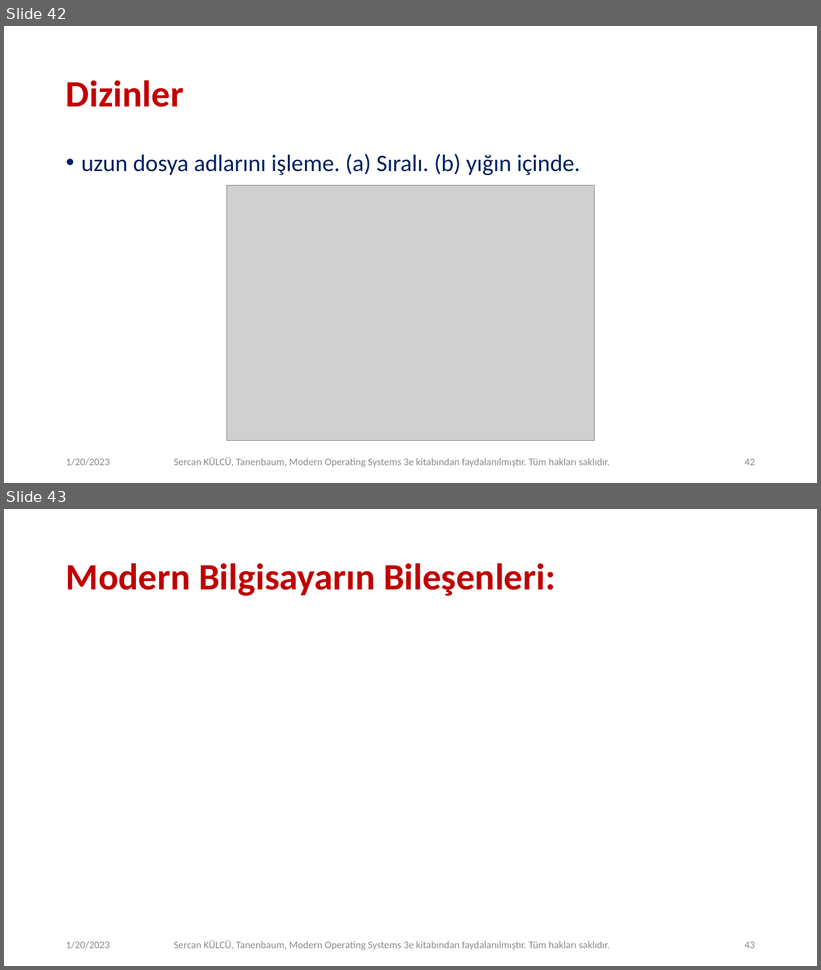
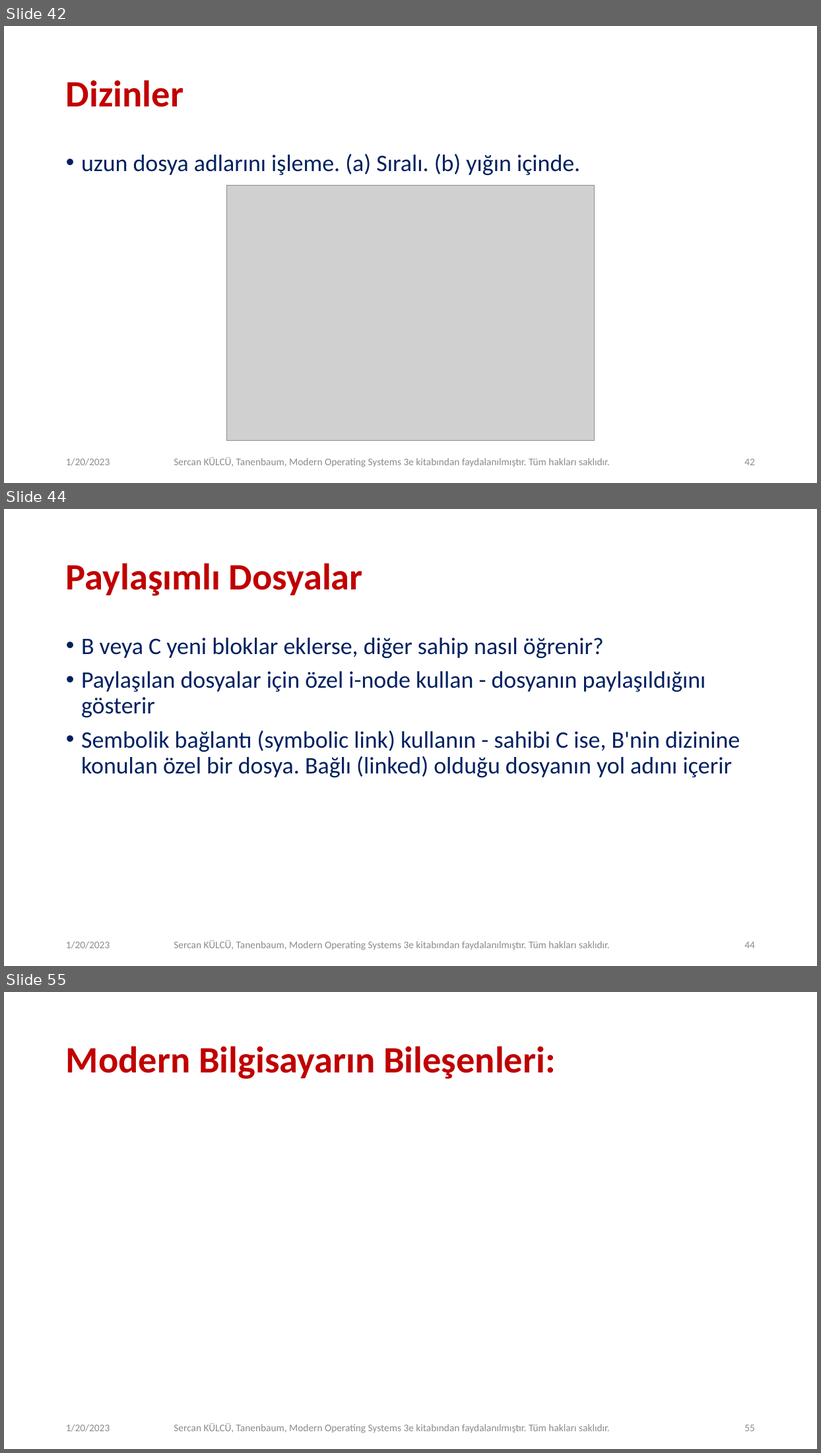
Before and after one commit to sercankulcu/sercankulcu.github.io, a slide deck: files/os/4_Bolum_4_Dosya.pptx. Shown one above the other, each under a label of ours: slides 42 and 43 before the commit, slides 42, 44 and 55 after it; the slides between them are not shown. The pictures are 821x970 and 821x1453 pixels, drawn with LibreOffice and Linux fonts; fonts in the diff are those of the drawing; grey boxes stand for pictures. Boxes give left, top, right and bottom in pixels: in the first picture for what was removed or moved away, otherwise in the second. Text is boxed around its words. In the diff, an @@ line names an element or a change of style, - is before the commit and + after.

```diff
--- a/files/os/4_Bolum_4_Dosya.pptx
+++ b/files/os/4_Bolum_4_Dosya.pptx
@@ slide 44 added at box(4, 509, 817, 966), background #FFFFFF @@
@@ title added at box(66, 563, 363, 596), 44 pt, text #C00000, bold @@
+Paylaşımlı Dosyalar
@@ text added at box(81, 638, 740, 778), 28 pt, text #002060 @@
+• B veya C yeni bloklar eklerse, diğer sahip nasıl öğrenir?
+• Paylaşılan dosyalar için özel i-node kullan - dosyanın paylaşıldığını gösterir
+• Sembolik bağlantı (symbolic link) kullanın - sahibi C ise, B'nin dizinine konulan özel bir dosya. Bağlı (linked) olduğu dosyanın yol adını içerir
@@ text added at box(66, 941, 110, 949), 12 pt, text #8C8C8C @@
+1/20/2023
@@ text added at box(174, 941, 610, 951), 12 pt, text #8C8C8C @@
+Sercan KÜLCÜ, Tanenbaum, Modern Operating Systems 3e kitabından faydalanılmıştır. Tüm hakları saklıdır.
@@ page number added at box(745, 942, 755, 949), 12 pt, text #8C8C8C @@
+44
@@ what was slide 43 is now slide 55 @@
@@ page number at box(745, 1425, 755, 1432): text changed @@
-43
+55
```
Also in this commit, not shown: 34 other slides added, 1 other file.
